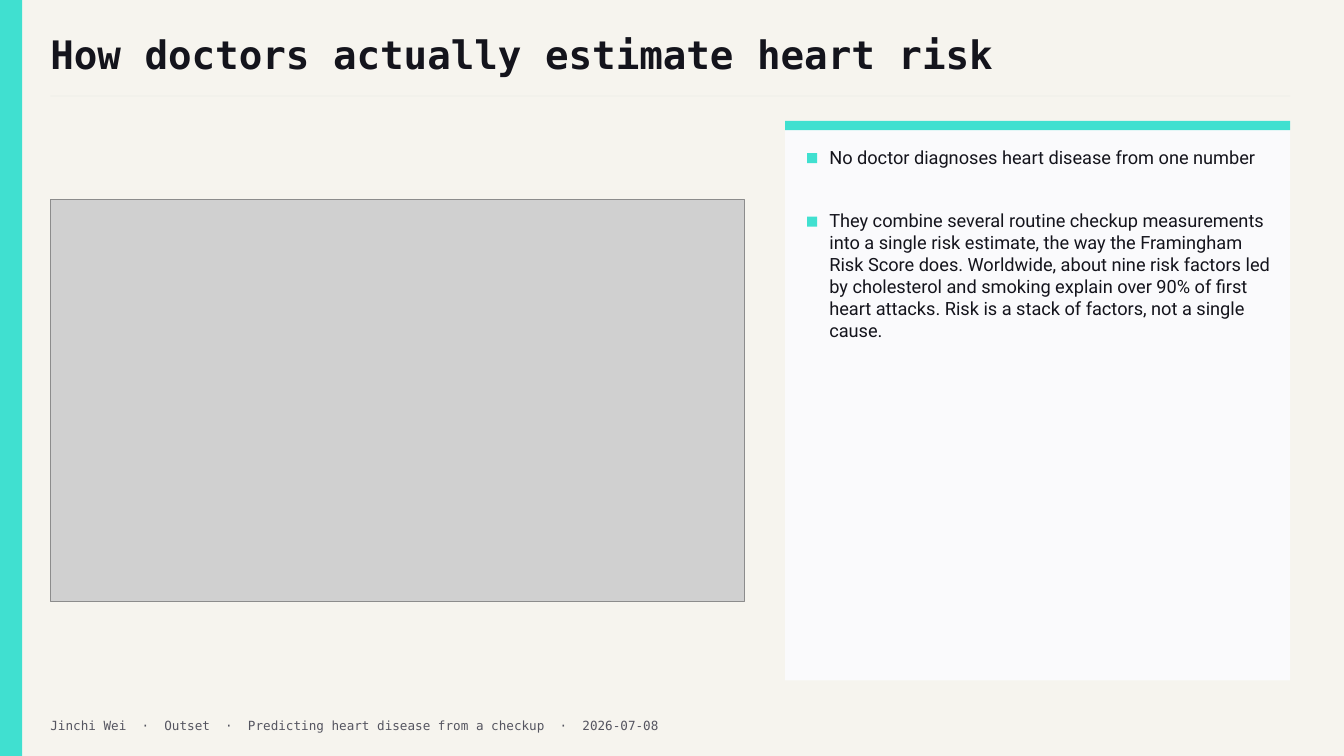
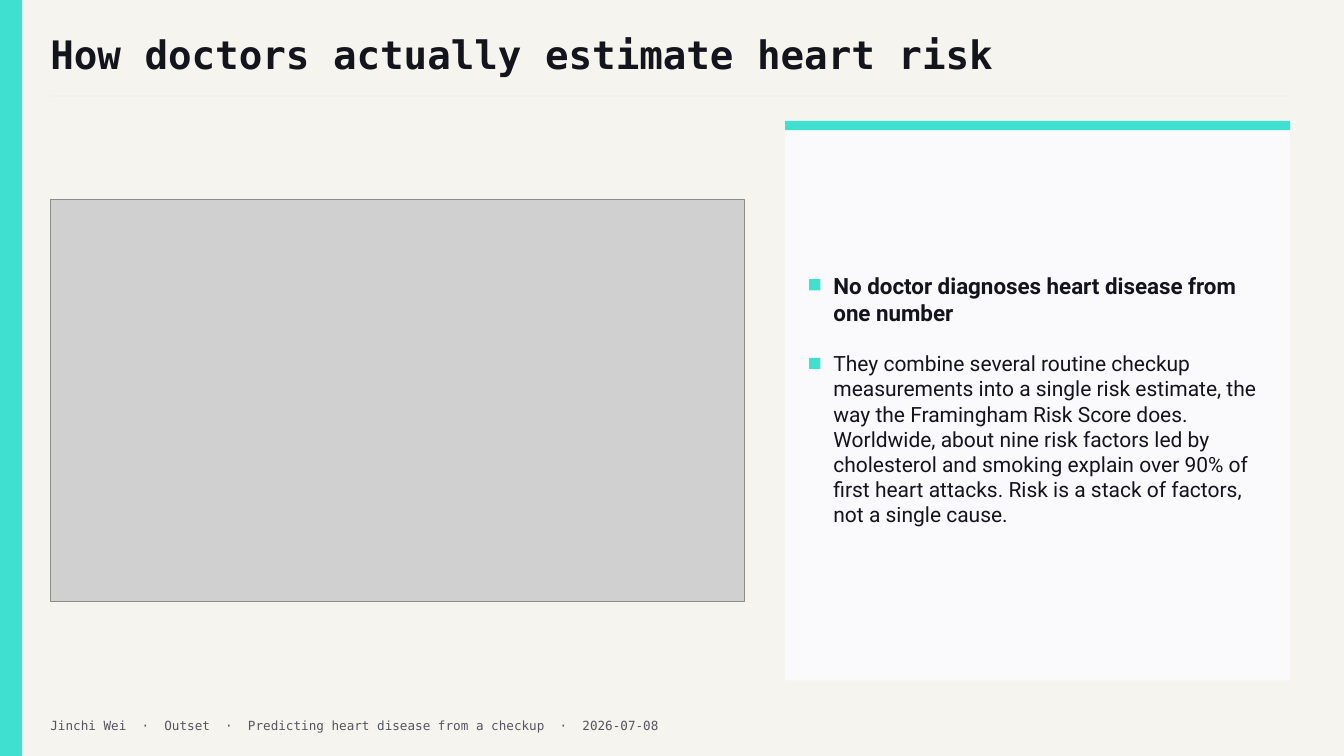
Before and after one commit to jinchiwei/outset-ai-healthcare, a slide deck: slide 3 of solutions/g5_heart/slides/g5_heart.pptx. Drawn at 1344x756 pixels with LibreOffice and Linux fonts; fonts in the diff are those of the drawing; grey boxes stand for pictures. Boxes give left, top, right and bottom in pixels: in the first picture for what was removed or moved away, otherwise in the second. Text is boxed around its words. In the diff, an @@ line names an element or a change of style, - is before the commit and + after.

```diff
--- a/solutions/g5_heart/slides/g5_heart.pptx
+++ b/solutions/g5_heart/slides/g5_heart.pptx
@@ rectangle: place and size @@
-rectangle at bbox=[808, 153, 818, 163]
+rectangle at bbox=[810, 279, 821, 290]
@@ text "No doctor diagnoses heart disease ...": place and size @@
-text "No doctor diagnoses heart disease ..." at bbox=[829, 150, 1255, 168]
+text "No doctor diagnoses heart disease ..." at bbox=[833, 277, 1236, 322]
@@ text "No doctor diagnoses heart disease ..." at bbox=[833, 277, 1236, 322]: size 13 to 16 pt, bold on @@
@@ rectangle: place and size @@
-rectangle at bbox=[808, 217, 818, 227]
+rectangle at bbox=[810, 358, 821, 369]
@@ text "They combine several routine checkup ...": place and size @@
-text "They combine several routine checkup ..." at bbox=[829, 213, 1270, 337]
+text "They combine several routine checkup ..." at bbox=[833, 355, 1256, 527]
@@ text "They combine several routine checkup ..." at bbox=[833, 355, 1256, 527]: size 13 to 15 pt @@
```
Also in this commit, not shown: 9 other slides changed, 3 other files.
